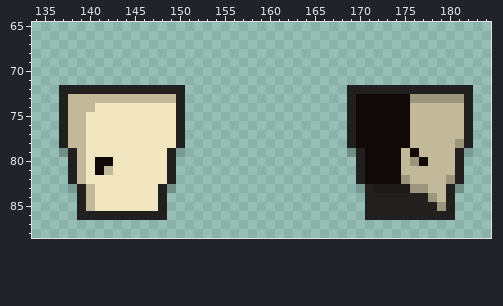
File history of a pixel-art file, floor/rooms/bathroom/bathroom.aseprite. The picture above was drawn from the file before the commit.
192x192 pixels, 1 frame. Colours within 5 levels of each other are drawn and written as one. Shown: x 134..184, y 65..88.
The result:
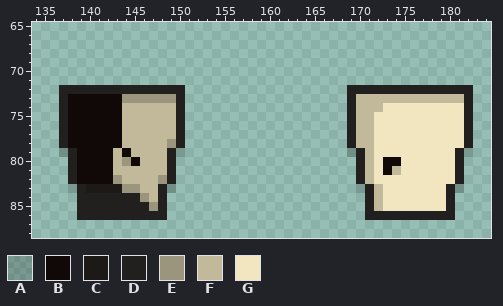
Palette (. is transparent): A #00000032  B #100908  C #1c1917  D #21201e  E #9c957d  F #c2b99b  G #f1e6c0
From old to new:
Changed rows in their new state; - is an unchanged pixel.
Layer "Bathroom":
first column x 138:
73 BBBBBBEEEEEE--------------------FFFFFFFFFFFF
74 BBBBBBFFFFFF--------------------FFFGGGGGGGGG
75 BBBBBBFFFFFF--------------------FFGGGGGGGGGG
76 BBBBBBFFFFFF--------------------FFGGGGGGGGGG
77 BBBBBBFFFFFF--------------------FFGGGGGGGGGG
78 BBBBBBFFFFFE--------------------FFGGGGGGGGGG
79 -BBBBFBFFFF----------------------FGGGGGGGGG-
80 -BB--FEBFFF----------------------FG--GGGGGG-
81 -BB-BFFFFFF----------------------FG-FGGGGGG-
82 -BBBBEFFFFE----------------------FGGGGGGGGG-
83 --CCCCEEFF------------------------FGGGGGGG--
84 --DDDDDDEF------------------------FGGGGGGG--
85 --DDDDDDDE------------------------FGGGGGGG--
Where, in picture pixels (left, top, right, bottom), the same in both pictures:
changed: (68, 94, 176, 211)
changed: (356, 94, 464, 211)
